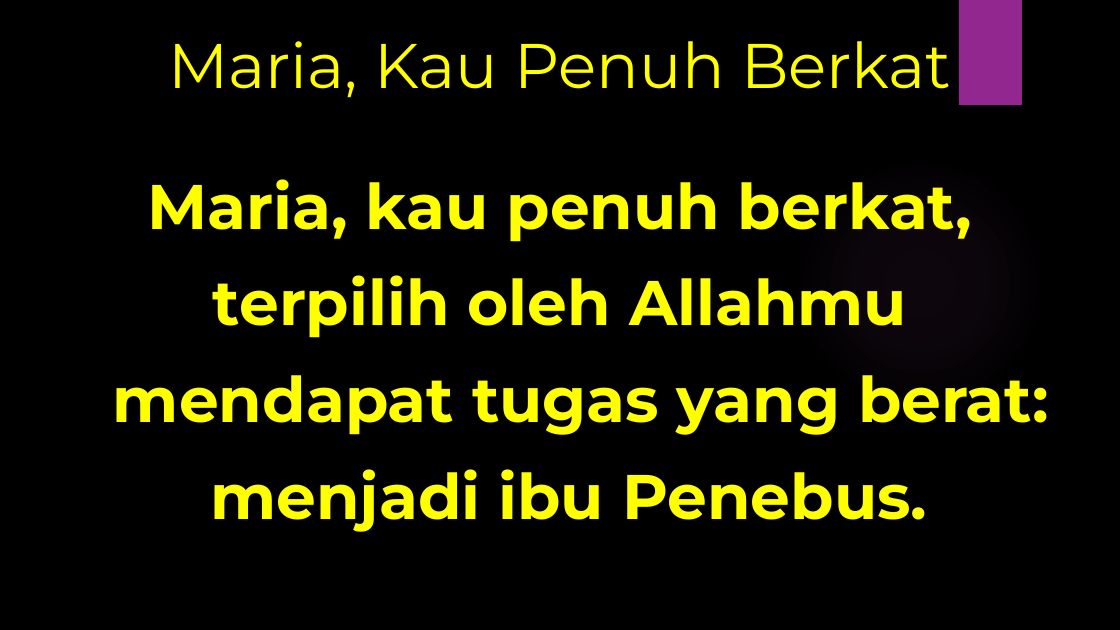
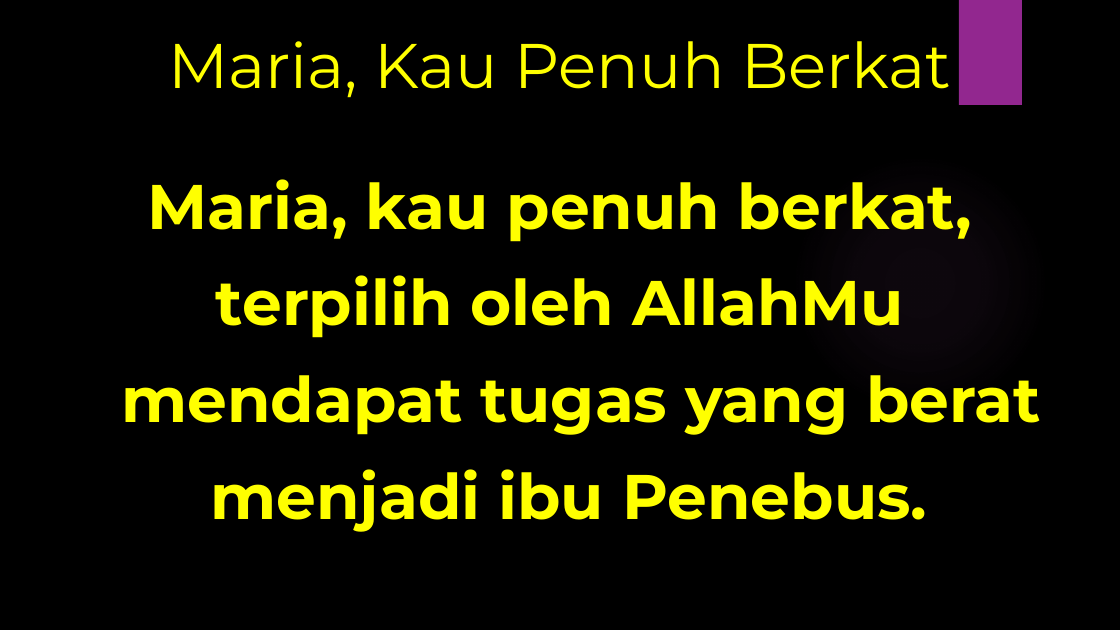
Before and after one commit to laurensius/Slide_Misa_KRC, a slide deck: slide 46 of 2020 12 tanggal 19 - 20/SLide Misa Bahasa Indonesia.pptx. Drawn at 1120x630 pixels with LibreOffice and Linux fonts; fonts in the diff are those of the drawing; background and template pictures are left out. Boxes give left, top, right and bottom in pixels: in the first picture for what was removed or moved away, otherwise in the second. Text is boxed around its words. In the diff, an @@ line names an element or a change of style, - is before the commit and + after.

```diff
--- a/2020 12 tanggal 19 - 20/SLide Misa Bahasa Indonesia.pptx
+++ b/2020 12 tanggal 19 - 20/SLide Misa Bahasa Indonesia.pptx
@@ text at box(121, 275, 1040, 435): text changed @@
-terpilih oleh Allahmu
-mendapat tugas yang berat:
+terpilih oleh AllahMu
+mendapat tugas yang berat
```
Also in this commit, not shown: 9 other files.
